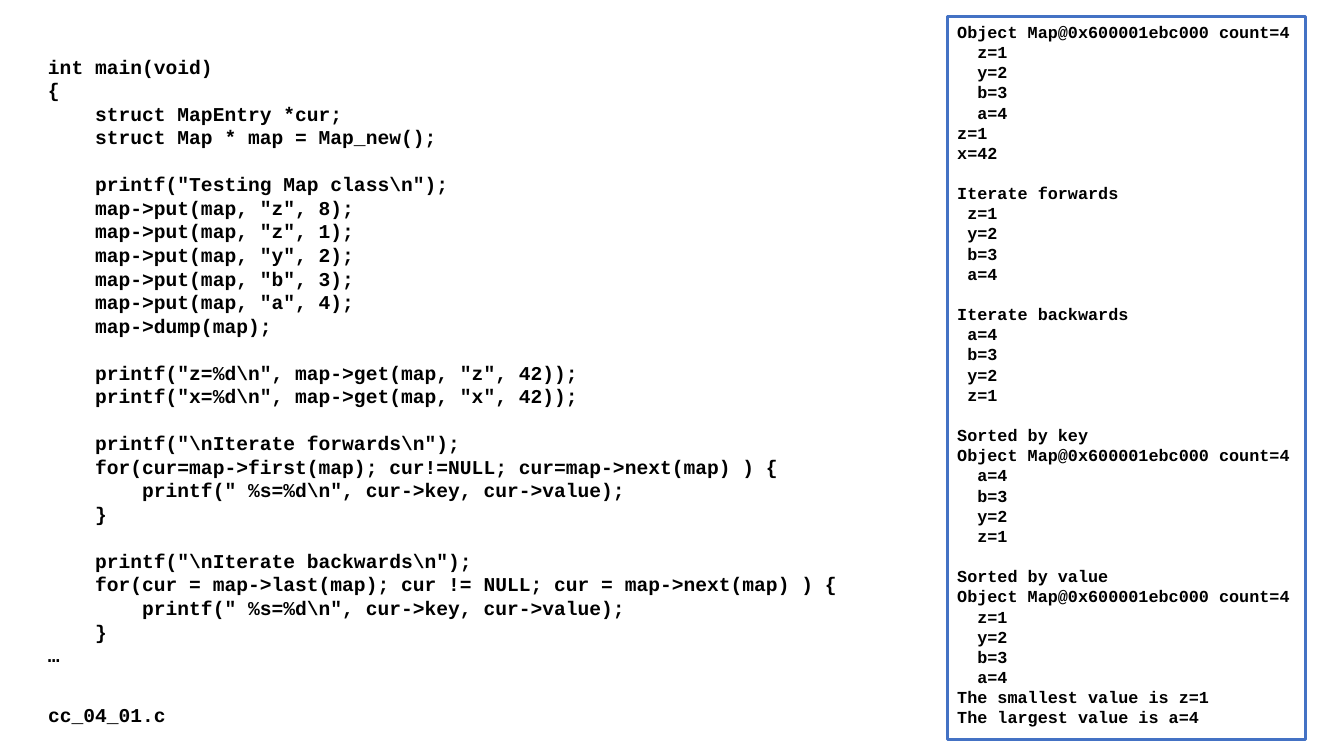
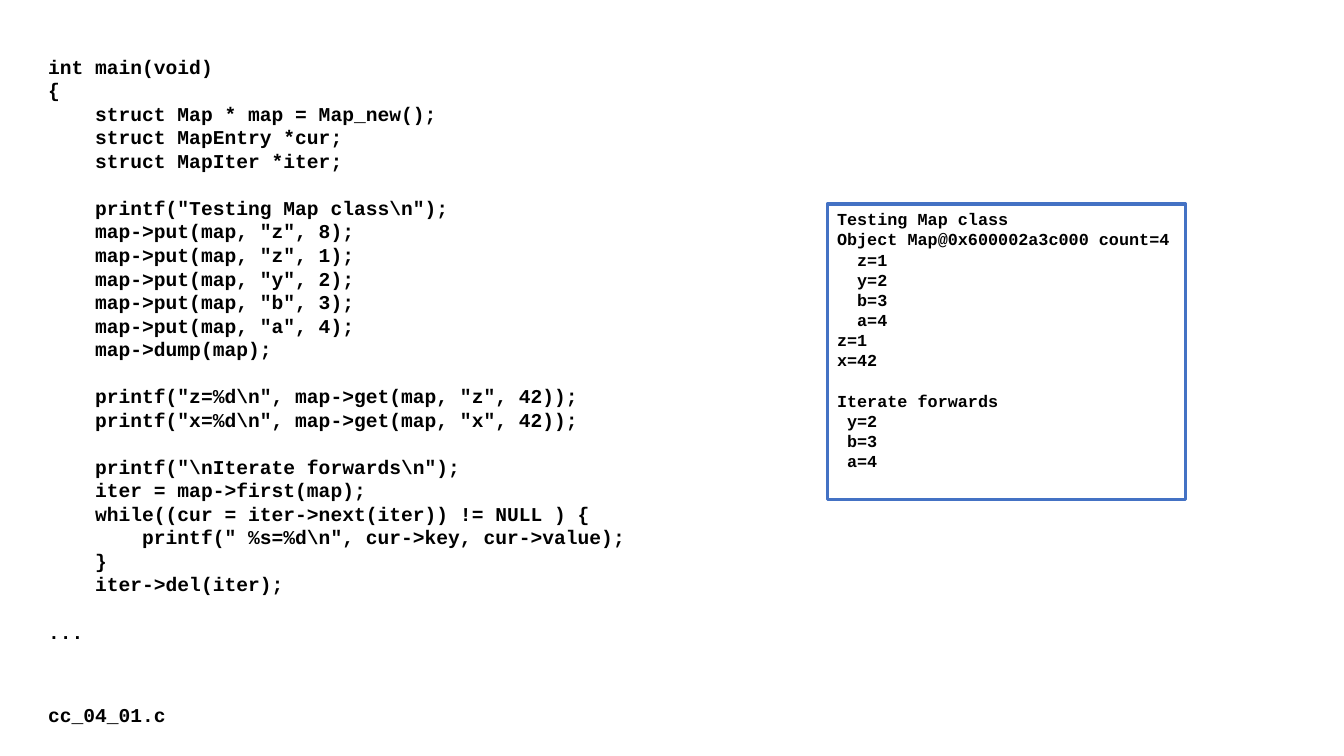
Before and after one commit to csev/cc4e, a slide deck: slide 8 of lectures/CC-04-Data-Structure.pptx. Drawn at 1344x756 pixels with LibreOffice and Linux fonts; fonts in the diff are those of the drawing. Boxes give left, top, right and bottom in pixels: in the first picture for what was removed or moved away, otherwise in the second. Text is boxed around its words. In the diff, an @@ line names an element or a change of style, - is before the commit and + after.

```diff
--- a/lectures/CC-04-Data-Structure.pptx
+++ b/lectures/CC-04-Data-Structure.pptx
@@ text at [95, 107, 437, 125]: paragraph added @@
+struct Map * map = Map_new();
@@ text at [95, 154, 343, 172]: text changed @@
-struct Map * map = Map_new();
+struct MapIter *iter;
@@ rectangle "Testing Map class": place and size @@
-rectangle "Testing Map class" at [948, 17, 1307, 740]
+rectangle "Testing Map class" at [828, 204, 1187, 499]
@@ text in rectangle at [967, 208, 997, 219]: paragraph removed @@
-z=1
@@ text in rectangle at [837, 213, 1170, 249]: text changed @@
-Object Map@0x600001ebc000 count=4
+Testing Map class
+Object Map@0x600002a3c000 count=4
@@ text in rectangle at [957, 308, 1290, 727]: paragraphs removed @@
-Iterate backwards
-a=4
-b=3
-y=2
-z=1
-Sorted by key
-Object Map@0x600001ebc000 count=4
-a=4
-b=3
-y=2
-z=1
-Sorted by value
-Object Map@0x600001ebc000 count=4
-z=1
-y=2
-b=3
-a=4
-The smallest value is z=1
-The largest value is a=4
@@ text at [95, 483, 542, 525]: text changed @@
-for(cur=map->first(map); cur!=NULL; cur=map->next(map) ) {
+iter = map->first(map);
+while((cur = iter->next(iter)) != NULL ) {
@@ text at [95, 578, 283, 595]: text changed @@
-printf("\nIterate backwards\n");
-for(cur = map->last(map); cur != NULL; cur = map->next(map) ) {
-printf(" %s=%d\n", cur->key, cur->value);
-}
-…
+iter->del(iter);
+...
```
Also in this commit, not shown: 9 other slides changed, 1 slide added, 1 slide removed, 1 other file.
